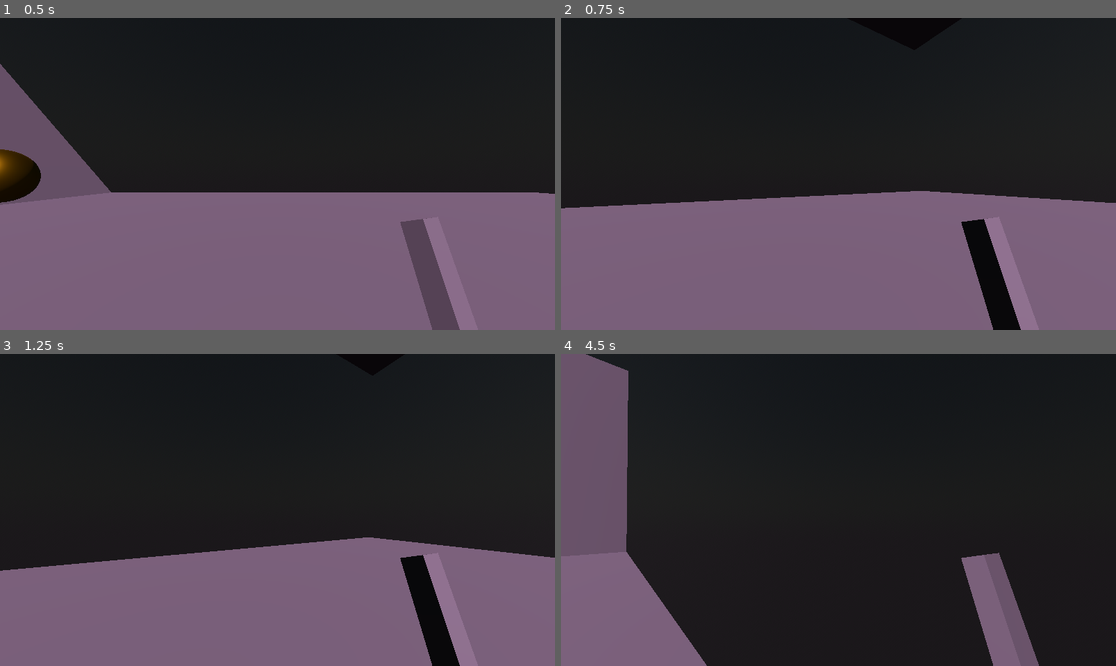
Above: before the commit, frames 1-4 (two rows, left to right).
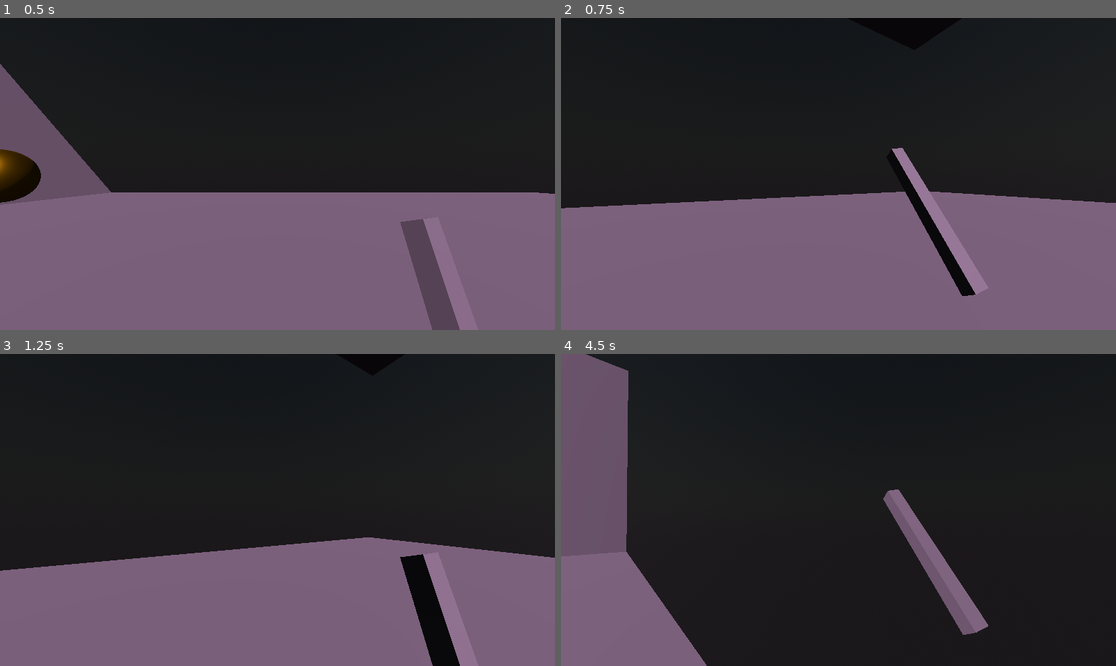
Above: after the commit, the same moments.

Repository: EvergreenGameStudios/carnophobia
Game: Godot game, scene res://Assets/Levels/level_none_DEVROOM.tscn
Two runs of this game, one before a commit and one after it. Both use one fixed random seed, a clock stepped at 60 frames per second and the inputs below. The project has no main scene, so this scene is started directly.
Inputs (mouse positions are in pixels of both pictures, inside the frame that each line leads up to):
- Up to frame 1 (0.5 s): no input
- Up to frame 2 (0.75 s): move the mouse to (866, 174) at 0.52 s; hold W (forward) from 0.53 s (still down); click (866, 174) at 0.6 s
- Up to frame 3 (1.25 s): keep holding W (forward); tap Space (jump) at 0.77 s
- Up to frame 4 (4.5 s): keep holding W (forward); move the mouse to (810, 510) at 1.27 s; click (810, 510) at 1.35 s; tap Space (jump) at 1.52, 3.02, 3.77 s; move the mouse to (849, 503) at 2.02 s; click (849, 503) at 2.1 s; move the mouse to (832, 516) at 2.77 s; click (832, 516) at 2.85 s; move the mouse to (877, 513) at 3.52 s; click (877, 513) at 3.6 s; move the mouse to (794, 506) at 4.27 s; click (794, 506) at 4.35 s

Frame 1 is identical in both runs. In frame 2, 3.5% of the frame differs, in the area x 59-83%, y 41-100%; in frame 3, less than 0.1%; in frame 4, 4.7%, in the area x 58-87%, y 43-100%.

Commit message:
major script additions
added weapon functionality "bashing stick"
added area3d hit detection (framework to register that the player actually hit the enemy)
misc (read the script)

Diff:
--- a/Carnophobia - Prelude/Assets/Scripts/player.gd
+++ b/Carnophobia - Prelude/Assets/Scripts/player.gd
@@ -3,10 +3,11 @@
 
 @export var SPEED = 5.0
 @export var JUMP_VELOCITY = 4.5
-
+@onready var anim_player = $AnimationPlayer
 # Get the gravity from the project settings to be synced with RigidBody nodes.
 var gravity = ProjectSettings.get_setting("physics/3d/default_gravity")
 @onready var camera = $Camera3D
+@onready var hitbox = $Camera3D/weapon_pivot/weapon_mesh/Hitbox
 
 func _ready():
 	Input.set_mouse_mode(Input.MOUSE_MODE_CAPTURED)
@@ -37,3 +38,18 @@
 		velocity.z = move_toward(velocity.z, 0, SPEED)
 
 	move_and_slide()
+func _process(delta):
+	if Input.is_action_just_pressed("attack") and not anim_player.current_animation == "bs_attack":
+		anim_player.stop()
+		anim_player.play("bs_attack")
+		hitbox.monitoring = true
+
+func _on_animation_player_animation_finished(anim_name):
+	if anim_name == "bs_attack":
+		anim_player.play("bs_idle")
+		hitbox.monitoring = false
+
+
+func _on_hitbox_area_entered(area):
+	if area.is_in_group("enemy"):
+		print("HIT")
